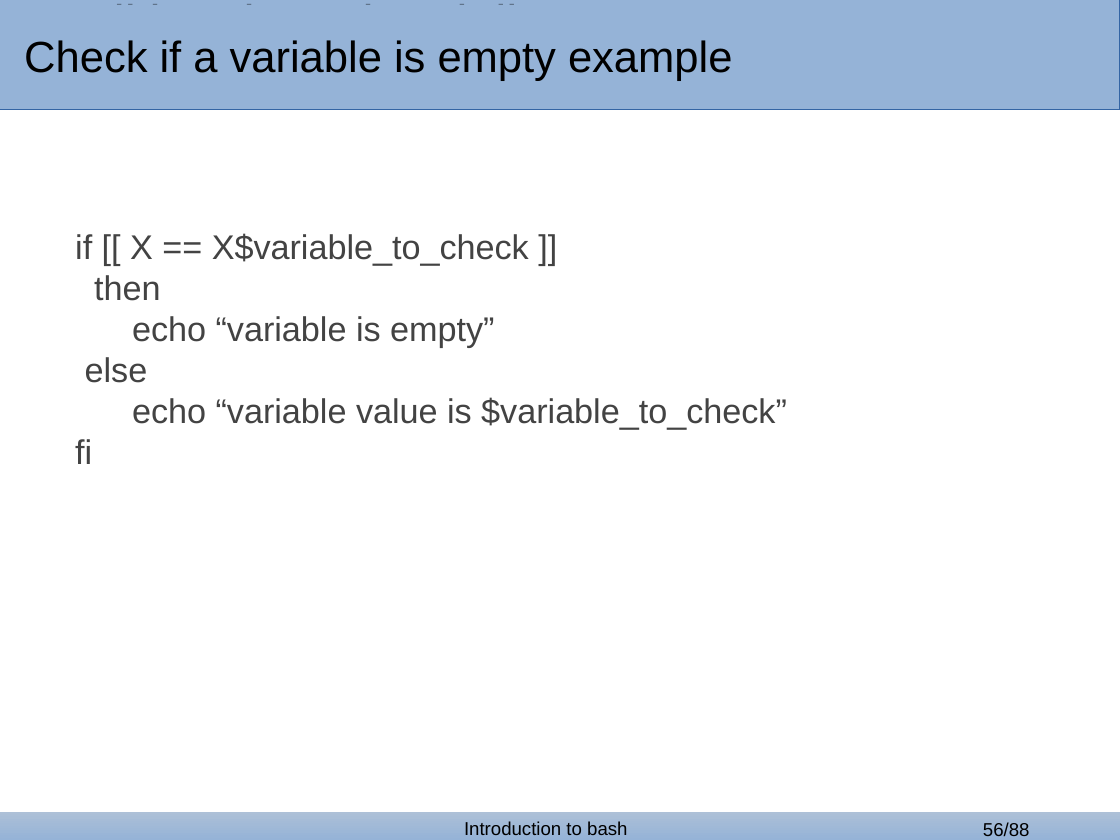
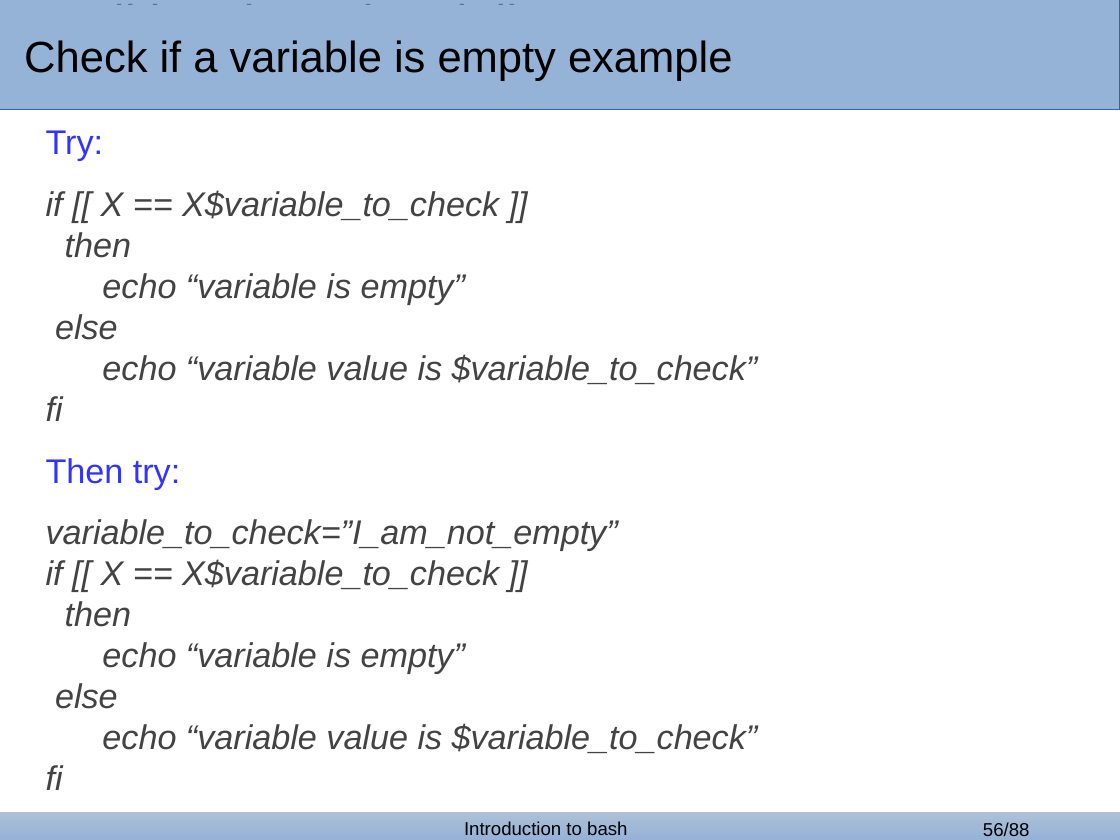
Before and after one commit to GozDavid/bash_lectures, a slide deck: slide 56 of bash_2.odp. Drawn at 1120x840 pixels with LibreOffice and Linux fonts; fonts in the diff are those of the drawing; background and template pictures are left out. Boxes give left, top, right and bottom in pixels: in the first picture for what was removed or moved away, otherwise in the second. Text is boxed around its words. In the diff, an @@ line names an element or a change of style, - is before the commit and + after.

```diff
--- a/bash_2.odp
+++ b/bash_2.odp
@@ text "Try:": place and size @@
-text "Try:" at (75,233,787,464)
+text "Try:" at (46,130,758,790)
@@ text at (46,130,103,161): paragraph added @@
+Try:
@@ text at (46,190,758,421): italic on in "if [[ X == X$variable_to_check ]]", "then", "echo “variable is empty”", "else" and 2 more places @@
@@ text at (46,458,758,790): paragraphs added @@
+Then try:
+variable_to_check=”I_am_not_empty”
+if [[ X == X$variable_to_check ]]
+then
+echo “variable is empty”
+else
+echo “variable value is $variable_to_check”
+fi
```
Also in this commit, not shown: 22 other slides changed, 2 other files.
